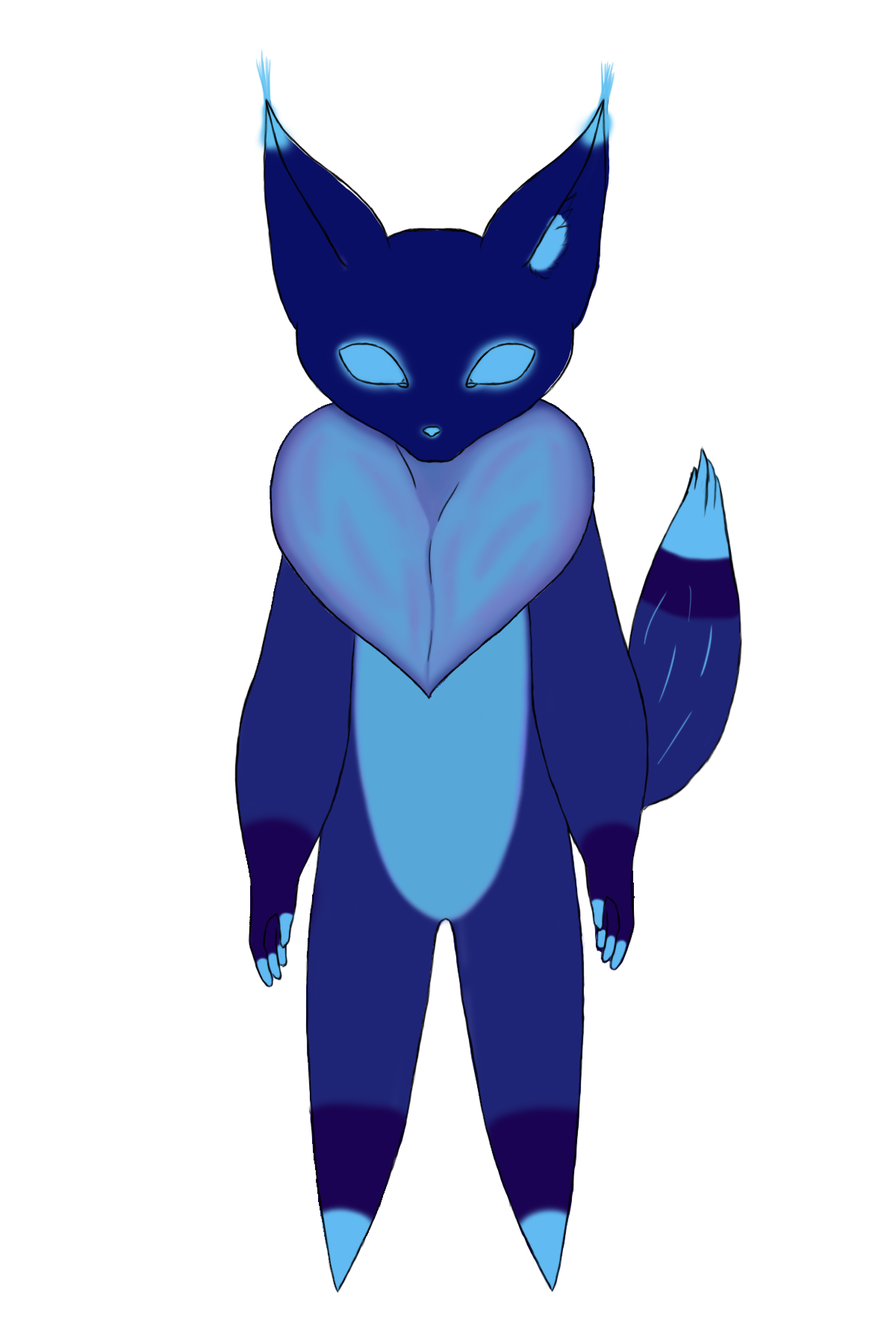
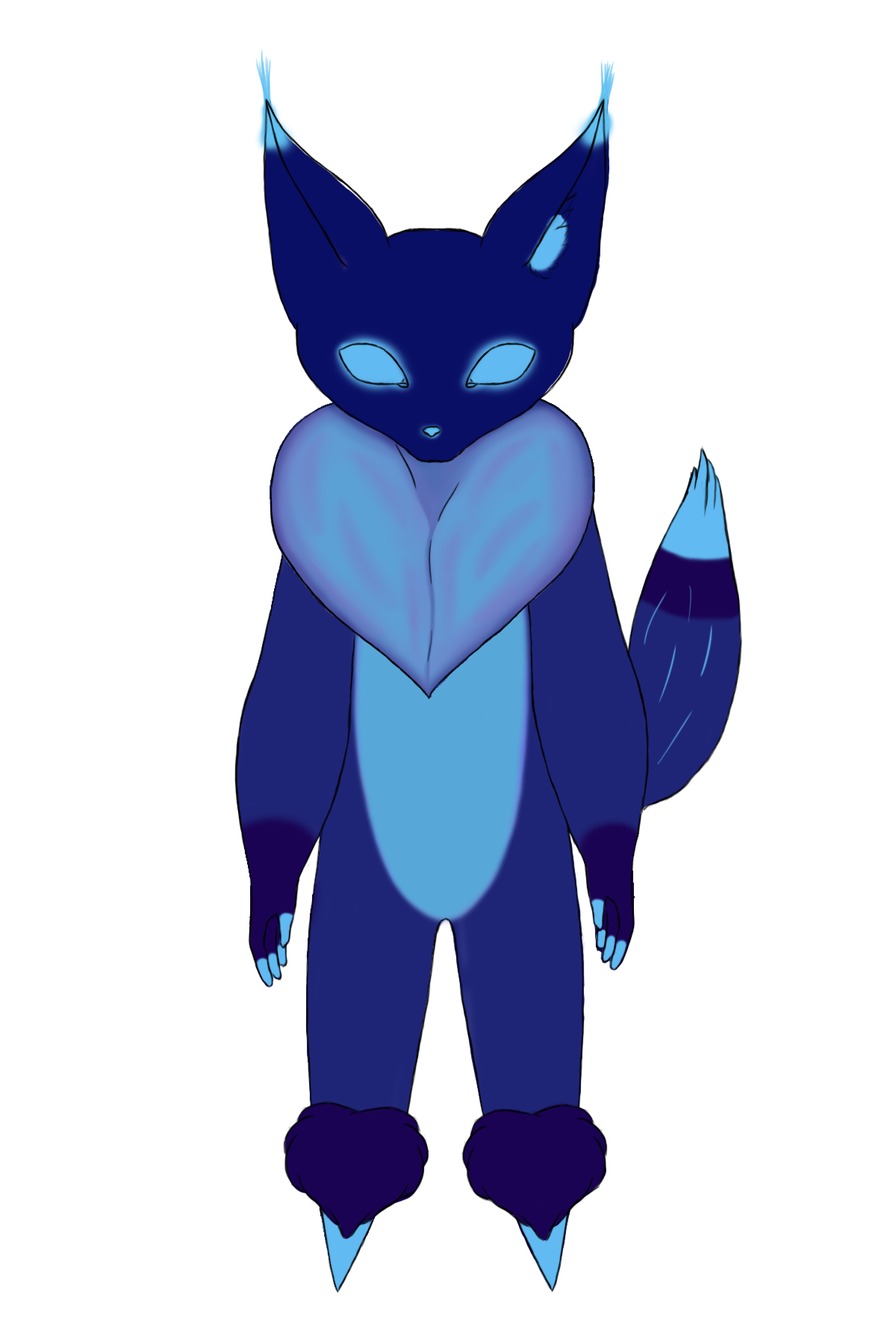
Layers edited between the first and the second 896 × 1344 image:
painted on "Layer 18" over [left=317, top=1205, right=324, bottom=1217]
added layer "Layer 20 copy" in group "Group 7" over [left=382, top=1102, right=608, bottom=1242]
added layer "Layer 20" in group "Group 7" over [left=282, top=1100, right=509, bottom=1240]
painted on "Layer 17" over [left=309, top=1105, right=580, bottom=1222]
painted on "Layer 13" over [left=320, top=1200, right=569, bottom=1241]
painted on "Layer 11" over [left=284, top=1097, right=607, bottom=1220]
